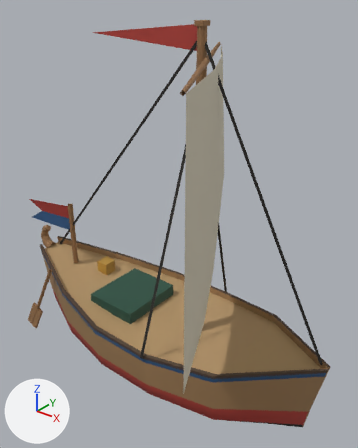
Two versions of the glTF model public/harbour/kit/hull_usd_fisher_skiff.glb, one commit apart.
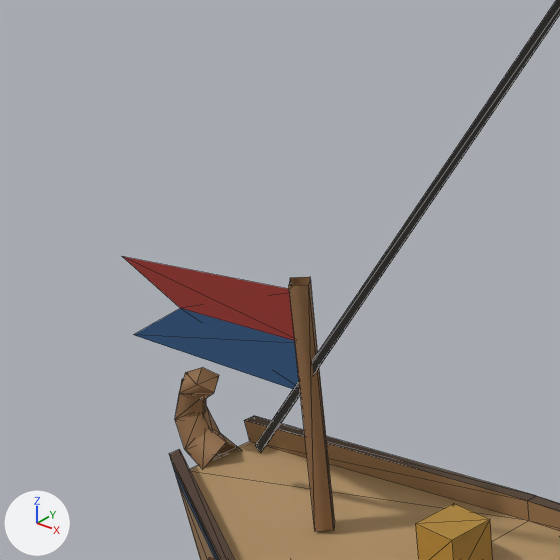
Each version is shown whole from a 50 mm camera at (3.89, -4.47, 4.88) aimed at (0.13, 0.23, 1.96), then close up on the part from 0% to 37% of the width and 31% to 60% of the height. The lights are fixed; the arrows at lower left show +X, +Y and +Z. The first two pictures are the older version. The close-ups show mesh edges as thin lines. Where no turn or scale is listed for an object, it has been applied to the vertices. Vertices at exactly the same position are counted once.

The first close-up shows 'deck', 'flag', 'hull', 'mast', 'rigging'.
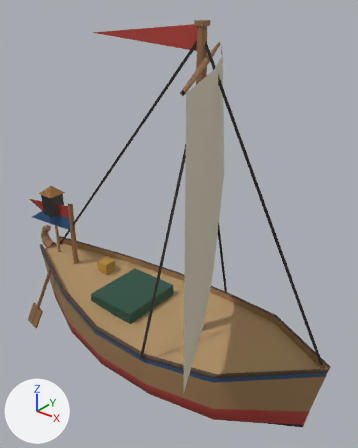
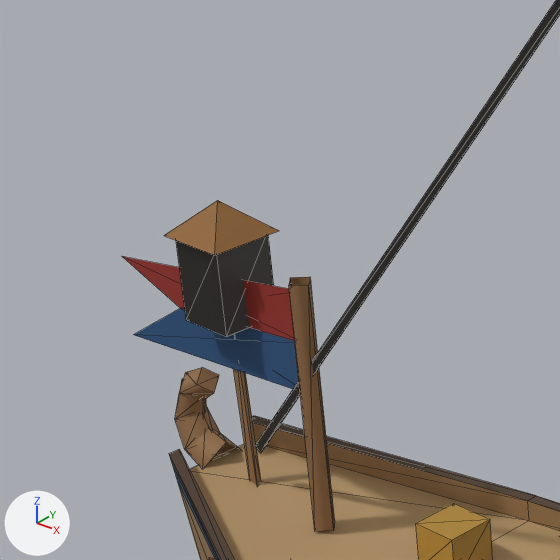
Where the newer file only moved an object's origin or applied its transform, the numbers keep the older frame.

What differs and where, as boxes [x1, y1, x2, y2] in the close-ups (560 x 560 px):
'deck', reshaped
    before: [209, 503, 493, 560]
    after: [164, 200, 493, 560]
'stern_lantern_glass', added
    after: [176, 235, 274, 337]
part 1 of me_deck_001, added
    after: [233, 369, 261, 485]
part 2 of me_deck_001, added
    after: [164, 200, 279, 255]

The change, as a list of edits to the scene's bpy script:
```text
Add mat_hb_emissive:
    mat_hb_emissive = bpy.data.materials.new('hb_emissive')
    # nodes: BsdfPrincipled, Mix, OutputMaterial, VertexColor
    # colours: white #e7e7e7, mixed with the vertex colours
Change me_deck_001:
    used by ob_deck; location = (-1.322, -0.103, 0.238)
    verts and faces of me_deck_001; kept vertices keep their numbers, new ones are numbered from 32
    remove me_deck_001.from_pydata(...)  # 32 vertices, 40 faces; spans x -1.15..1.15, y -0.58..0.58, z -0.64..0.64
    add me_deck_001.from_pydata(...)  # 47 vertices, 52 faces; spans x -1.15..1.15, y -0.58..0.58, z -0.64..1.76
    me_deck_001 part 1
    add verts[32] = (-0.93, 0.13, 0.56)
    add verts[33] = (-0.95, 0.09, 0.56)
    add verts[34] = (-0.98, 0.09, 1.28)
    add verts[35] = (-0.96, 0.13, 1.28)
    add verts[36] = (-0.91, 0.09, 0.57)
    add verts[37] = (-0.94, 0.09, 1.28)
    add verts[43] = (-1.08, -0.02, 1.28)  # pixel (186, 320)
    add verts[44] = (-1.08, 0.22, 1.28)
    add verts[45] = (-0.84, 0.22, 1.28)
    add verts[46] = (-0.84, -0.02, 1.28)  # pixel (226, 336)
    add faces += [(32, 33, 34), (32, 34, 35), (33, 36, 37), (33, 37, 34), (32, 35, 36), (35, 37, 36)]
    add faces += [(43, 44, 45), (43, 45, 46)]
    me_deck_001 part 2
    add verts[38] = (-1.11, -0.05, 1.62)  # pixel (163, 235)
    add verts[39] = (-0.81, -0.05, 1.62)  # pixel (214, 255)
    add verts[40] = (-0.96, 0.1, 1.76)  # pixel (217, 200)
    add verts[41] = (-0.81, 0.25, 1.62)  # pixel (279, 230)
    add verts[42] = (-1.11, 0.25, 1.62)
    add faces += [(38, 39, 40), (39, 41, 40), (40, 41, 42), (38, 40, 42)]
Add me_stern_lantern_glass_001:
    me_stern_lantern_glass_001.from_pydata(...)  # 8 vertices, 8 faces; spans x -0.12..0.12, y -0.12..0.12, z -0.174..0.174
    me_stern_lantern_glass_001.materials.append(mat_hb_emissive)
Add ob_stern_lantern_glass:
    ob_stern_lantern_glass = bpy.data.objects.new('stern_lantern_glass', me_stern_lantern_glass_001)
    ob_stern_lantern_glass.location = (-2.28, 0.0, 1.688)
```
